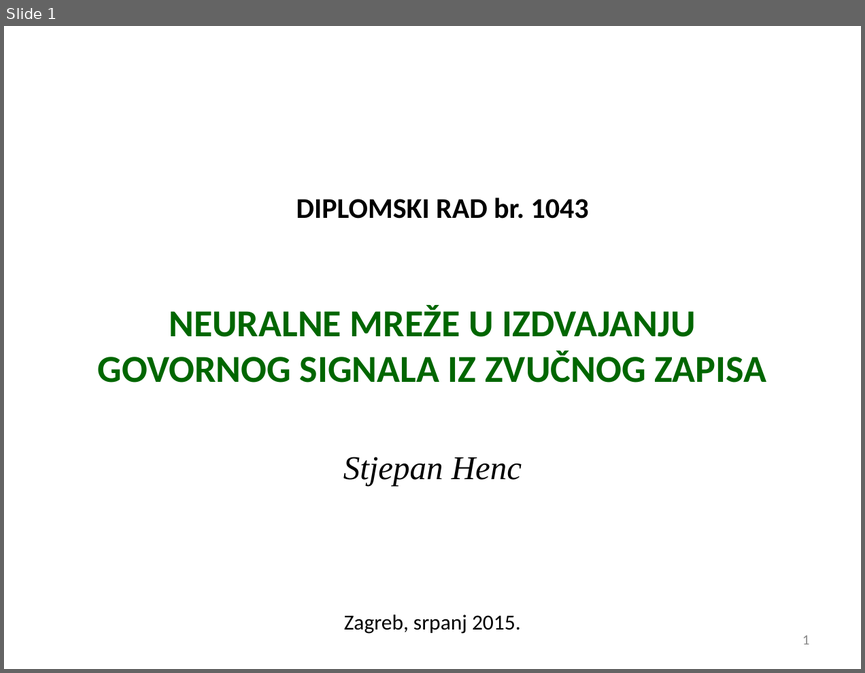
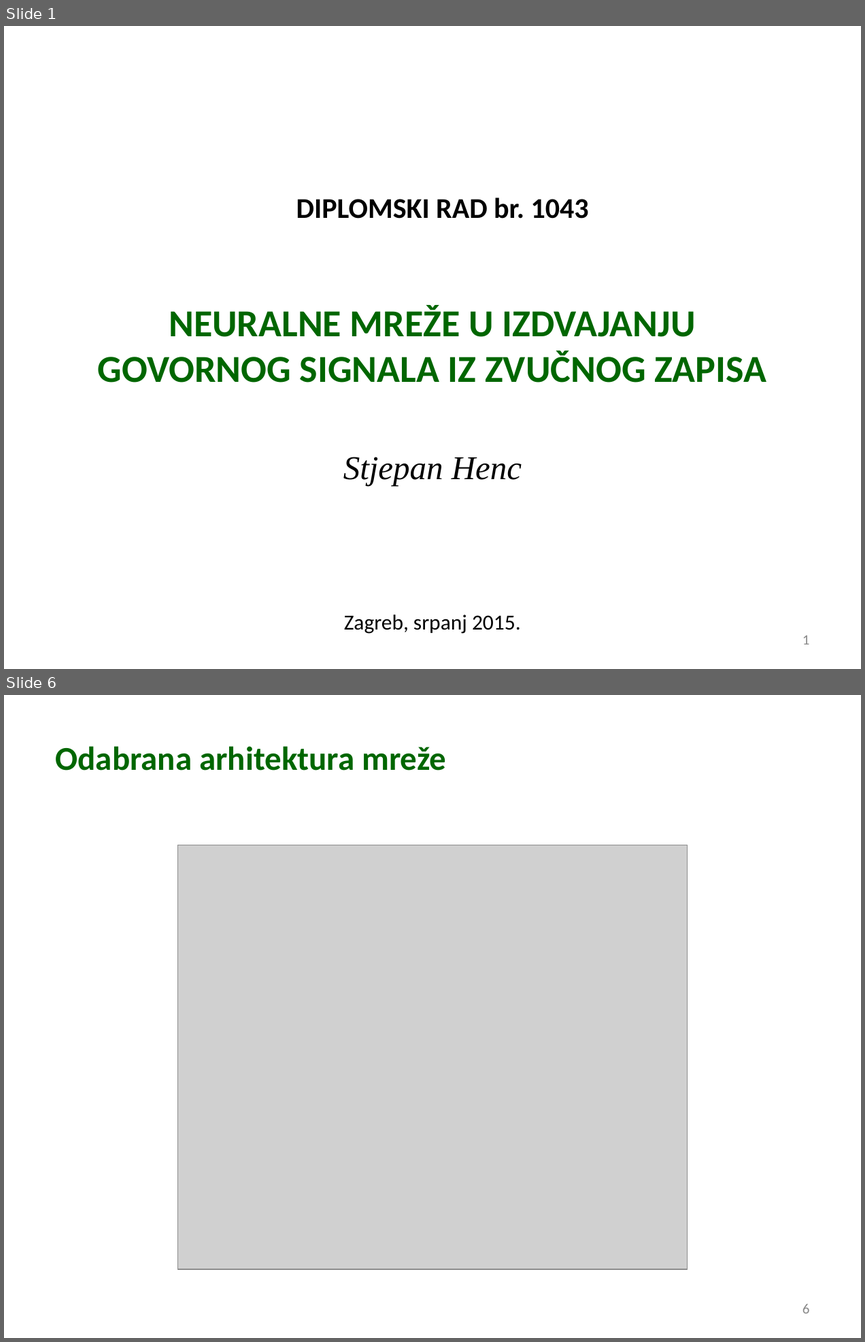
Before and after one commit to sthenc/diplomski_rad, a slide deck: obrana_stjepan_henc.ppt. Shown one above the other, each under a label of ours: slide 1 before the commit, slides 1 and 6 after it; the slides between them are not shown. The pictures are 865x673 and 865x1342 pixels, drawn with LibreOffice and Linux fonts; fonts in the diff are those of the drawing; grey boxes stand for pictures; background and template pictures are left out. Boxes give left, top, right and bottom in pixels: in the first picture for what was removed or moved away, otherwise in the second. Text is boxed around its words. In the diff, an @@ line names an element or a change of style, - is before the commit and + after.

```diff
--- a/obrana_stjepan_henc.ppt
+++ b/obrana_stjepan_henc.ppt
@@ slide 6 added at bbox=[4, 695, 861, 1338], background picture (left out) @@
@@ title added at bbox=[56, 746, 446, 770], 28 pt, text #006600, bold @@
+Odabrana arhitektura mreže
@@ picture added at bbox=[178, 845, 687, 1269] @@
@@ page number added at bbox=[802, 1304, 810, 1313], 12 pt, text #898989 @@
+6
```
Also in this commit, not shown: 11 other slides added, 1 slide removed, 3 other files.
